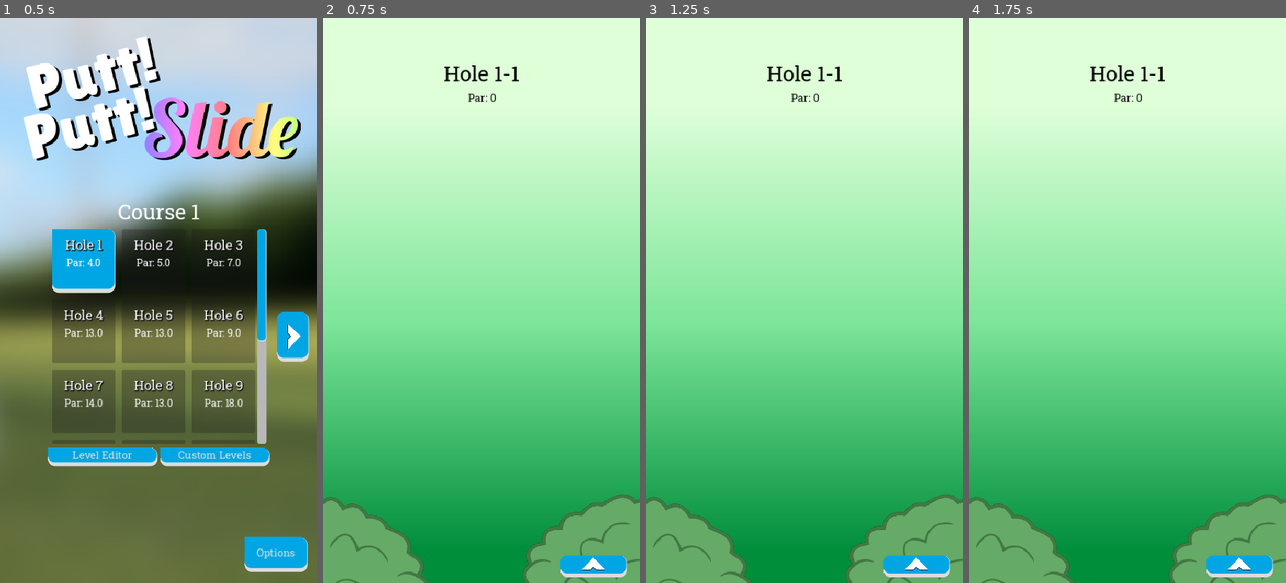
Above: before the commit, frames 1-4 (left to right).
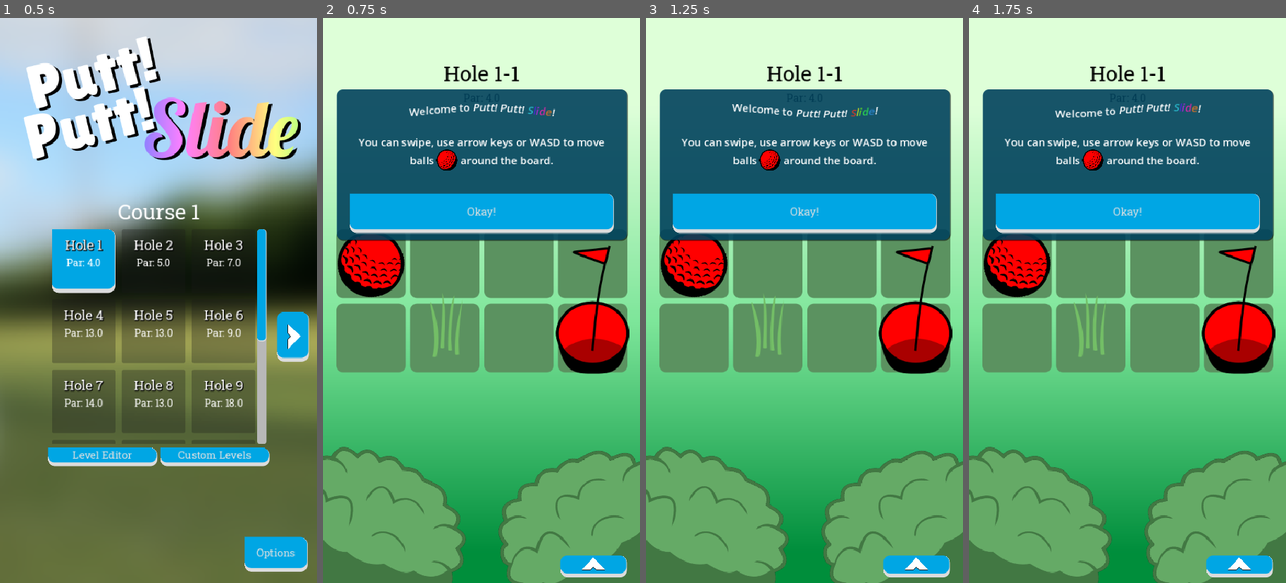
Above: after the commit, the same moments.

Repository: twincannon/GemSlide
Game: Godot game, scene res://scenes/splash_screen.tscn
The game is run twice, just before and just after one commit, with the same random seed, the same clock (stepped at 60 frames per second) and the same inputs. Sound files missing from this copy of the repository are replaced by a short silence.
Inputs (mouse positions are in pixels of both pictures, inside the frame that each line leads up to):
- Up to frame 1 (0.5 s): no input
- Up to frame 2 (0.75 s): click (405, 260) at 0.5 s
- Up to frame 3 (1.25 s): no input
- Up to frame 4 (1.75 s): move the mouse to (1197, 272) at 1.27 s; hold D (right) from 1.28 s (still down); click (1197, 272) at 1.35 s

Frame 1 is identical in both runs. In frame 2, 57% of the frame differs, in the area x 0-100%, y 12-100%; in frame 3, 57%; in frame 4, 57%.
Error before the commit: Attempt to call function 'set_entity_type' in base 'null instance' on a null instance. (res://scripts/game.gd:62)

Commit message:
Godot 4 update

Diff:
--- a/assets/art/vfx/vfx_goal_ppm.tres
+++ b/assets/art/vfx/vfx_goal_ppm.tres
@@ -17,23 +17,24 @@
 [resource]
 resource_local_to_scene = true
 lifetime_randomness = 0.5
+particle_flag_disable_z = true
 emission_shape = 6
 emission_ring_axis = Vector3(0, 0, 1)
 emission_ring_height = 1.0
 emission_ring_radius = 64.0
 emission_ring_inner_radius = 64.0
-particle_flag_disable_z = true
+emission_ring_cone_angle = 90.0
+angle_min = -162.8
+angle_max = 175.3
 direction = Vector3(0, -1, 0)
 spread = 60.0
-gravity = Vector3(0, 0, 0)
 angular_velocity_min = -288.0
 angular_velocity_max = 288.0
 orbit_velocity_min = -1.0
 orbit_velocity_max = 1.0
+gravity = Vector3(0, 0, 0)
 radial_accel_min = 100.0
 radial_accel_max = 100.0
-angle_min = -162.8
-angle_max = 175.3
 scale_min = 0.25
 scale_max = 0.5
 scale_curve = SubResource("CurveTexture_oagx3")
--- a/assets/art/vfx/vfx_water_ppm.tres
+++ b/assets/art/vfx/vfx_water_ppm.tres
@@ -15,15 +15,13 @@
 
 [resource]
 resource_local_to_scene = true
+particle_flag_disable_z = true
 emission_shape = 1
 emission_sphere_radius = 30.0
-particle_flag_disable_z = true
 direction = Vector3(0, -1, 0)
-gravity = Vector3(0, 150, 0)
 initial_velocity_min = 90.0
 initial_velocity_max = 180.0
-orbit_velocity_min = 0.0
-orbit_velocity_max = 0.0
+gravity = Vector3(0, 150, 0)
 scale_min = 0.1
 scale_max = 0.2
 scale_curve = SubResource("CurveTexture_clvhe")
--- a/project.godot
+++ b/project.godot
@@ -12,9 +12,9 @@
 
 config/name="Putt! Putt! Slide"
 run/main_scene="res://scenes/splash_screen.tscn"
-config/features=PackedStringArray("4.1", "Mobile")
+config/features=PackedStringArray("4.4", "Mobile")
+boot_splash/fullsize=false
 boot_splash/image="res://assets/art/ui/twincannon.png"
-boot_splash/fullsize=false
 config/icon="res://assets/art/golfball.png"
 
 [autoload]
@@ -49,36 +49,36 @@
 }
 up={
 "deadzone": 0.5,
-"events": [Object(InputEventKey,"resource_local_to_scene":fa …(172 unchanged characters)… eycode":87,"key_label":0,"unicode":119,"echo":false,"script":null)
-, Object(InputEventKey,"resource_local_to_scene":false,"reso …(166 unchanged characters)… ode":4194320,"key_label":0,"unicode":0,"echo":false,"script":null)
+"events": [Object(InputEventKey,"resource_local_to_scene":fa …(172 unchanged characters)… eycode":87,"key_label":0,"unicode":119,"location":0,"echo":false,"script":null)
+, Object(InputEventKey,"resource_local_to_scene":false,"reso …(166 unchanged characters)… ode":4194320,"key_label":0,"unicode":0,"location":0,"echo":false,"script":null)
 ]
 }
 down={
 "deadzone": 0.5,
-"events": [Object(InputEventKey,"resource_local_to_scene":fa …(172 unchanged characters)… eycode":83,"key_label":0,"unicode":115,"echo":false,"script":null)
-, Object(InputEventKey,"resource_local_to_scene":false,"reso …(166 unchanged characters)… ode":4194322,"key_label":0,"unicode":0,"echo":false,"script":null)
+"events": [Object(InputEventKey,"resource_local_to_scene":fa …(172 unchanged characters)… eycode":83,"key_label":0,"unicode":115,"location":0,"echo":false,"script":null)
+, Object(InputEventKey,"resource_local_to_scene":false,"reso …(166 unchanged characters)… ode":4194322,"key_label":0,"unicode":0,"location":0,"echo":false,"script":null)
 ]
 }
 left={
 "deadzone": 0.5,
-"events": [Object(InputEventKey,"resource_local_to_scene":fa …(171 unchanged characters)… keycode":65,"key_label":0,"unicode":97,"echo":false,"script":null)
-, Object(InputEventKey,"resource_local_to_scene":false,"reso …(166 unchanged characters)… ode":4194319,"key_label":0,"unicode":0,"echo":false,"script":null)
+"events": [Object(InputEventKey,"resource_local_to_scene":fa …(171 unchanged characters)… keycode":65,"key_label":0,"unicode":97,"location":0,"echo":false,"script":null)
+, Object(InputEventKey,"resource_local_to_scene":false,"reso …(166 unchanged characters)… ode":4194319,"key_label":0,"unicode":0,"location":0,"echo":false,"script":null)
 ]
 }
 right={
 "deadzone": 0.5,
-"events": [Object(InputEventKey,"resource_local_to_scene":fa …(172 unchanged characters)… eycode":68,"key_label":0,"unicode":100,"echo":false,"script":null)
-, Object(InputEventKey,"resource_local_to_scene":false,"reso …(166 unchanged characters)… ode":4194321,"key_label":0,"unicode":0,"echo":false,"script":null)
+"events": [Object(InputEventKey,"resource_local_to_scene":fa …(172 unchanged characters)… eycode":68,"key_label":0,"unicode":100,"location":0,"echo":false,"script":null)
+, Object(InputEventKey,"resource_local_to_scene":false,"reso …(166 unchanged characters)… ode":4194321,"key_label":0,"unicode":0,"location":0,"echo":false,"script":null)
 ]
 }
 quit={
 "deadzone": 0.5,
-"events": [Object(InputEventKey,"resource_local_to_scene":fa …(187 unchanged characters)… 194305,"key_label":4194305,"unicode":0,"echo":false,"script":null)
+"events": [Object(InputEventKey,"resource_local_to_scene":fa …(187 unchanged characters)… 194305,"key_label":4194305,"unicode":0,"location":0,"echo":false,"script":null)
 ]
 }
 unlocklevels={
 "deadzone": 0.5,
-"events": [Object(InputEventKey,"resource_local_to_scene":fa …(172 unchanged characters)… keycode":0,"key_label":0,"unicode":117,"echo":false,"script":null)
+"events": [Object(InputEventKey,"resource_local_to_scene":fa …(172 unchanged characters)… keycode":0,"key_label":0,"unicode":117,"location":0,"echo":false,"script":null)
 ]
 }
 
--- a/scenes/game.tscn
+++ b/scenes/game.tscn
@@ -332,6 +332,20 @@
 grow_horizontal = 0
 grow_vertical = 0
 
+[node name="BushRight" type="Sprite2D" parent="."]
+z_index = -10
+position = Vector2(442, 845)
+rotation = -0.376991
+scale = Vector2(0.711827, 0.641037)
+texture = ExtResource("5_176mw")
+
+[node name="BushLeft" type="Sprite2D" parent="."]
+z_index = -10
+position = Vector2(20, 851)
+rotation = 0.553269
+scale = Vector2(0.711827, 0.641037)
+texture = ExtResource("5_176mw")
+
 [node name="GridAnchor" type="Node2D" parent="."]
 y_sort_enabled = true
 
@@ -367,18 +381,6 @@
 rotation = -1.5708
 scale = Vector2(5.93312, 4059.19)
 texture = SubResource("GradientTexture1D_tq156")
-
-[node name="BushRight" type="Sprite2D" parent="."]
-position = Vector2(442, 845)
-rotation = -0.376991
-scale = Vector2(0.711827, 0.641037)
-texture = ExtResource("5_176mw")
-
-[node name="BushLeft" type="Sprite2D" parent="."]
-position = Vector2(20, 851)
-rotation = 0.553269
-scale = Vector2(0.711827, 0.641037)
-texture = ExtResource("5_176mw")
 
 [connection signal="pressed" from="Canvas/HUD/TutorialARContainer/TutorialContainer/PanelContainer/VBoxContainer/MarginContainer2/TutOkButton" to="." method="_on_tut_ok_button_pressed"]
 [connection signal="pressed" from="Canvas/HUD/ResultARContainer/ResultContainer/PanelContainer/VBoxContainer/MarginContainer2/ResultButtonsContainer/MainMenuButton" to="." method="_on_main_menu_button_pressed"]
--- a/scripts/game.gd
+++ b/scripts/game.gd
@@ -3,7 +3,7 @@
 
 const tile_scene = preload("res://scenes/tile.tscn")
 const par_moves_indicator_scene = preload("res://scenes/ui/par_moves_indicator.tscn")
-const entity_icon_scene = preload("res://scenes/level_editor/entity_icon.tscn")
+@onready var entity_icon_scene = load("res://scenes/level_editor/entity_icon.tscn")
 const blank_level_scene = preload("res://scenes/levels/blank_level.tscn")
 
 var goal_sound = preload("res://assets/audio/goal.wav")
@@ -59,9 +59,10 @@
 	var entities_to_load = []
 	for i in range(data["Entities"].size()):
 		var new_icon = entity_icon_scene.instantiate()
-		new_icon.set_entity_type(data["Entities"][i] as Globals.EntityType)
-		new_icon.set_entity_id(data["EntityIDs"][i])
-		entities_to_load.append(new_icon.get_entity())
+		if new_icon:
+			new_icon.set_entity_type(data["Entities"][i] as Globals.EntityType)
+			new_icon.set_entity_id(data["EntityIDs"][i])
+			entities_to_load.append(new_icon.get_entity())
 
 	%ParLabel.text = "Par: " + str(data["ParMoves"])
 
@@ -109,10 +110,11 @@
 	var viewport_size = get_viewport().size
 
 	# Old method that used to not work but now does?! Except with very large resolutions...
-#	var padding = Vector2(300,600)
-#	var scaled = Vector2(viewport_size) / ((tile_size * Vector2(grid_size)) + padding)
-#	var minimum = min(scaled.x, scaled.y)
-#	$GridAnchor.scale = Vector2(minimum, minimum)
+	#var padding = Vector2(300,600)
+	#var scaled = Vector2(viewport_size) / ((tile_size * Vector2(grid_size)) + padding)
+	#var minimum = min(scaled.x, scaled.y)
+	#$GridAnchor.scale = Vector2(minimum, minimum)
+
 	# New hacky method:
 	var new_scale = 3.5 / float(max(grid_size.x, grid_size.y))
 	$GridAnchor.scale = Vector2(new_scale, new_scale) #Hacky... but the above solution no longer works with stretch mode, for some reason?
--- a/scripts/splash_screen.gd
+++ b/scripts/splash_screen.gd
@@ -1,5 +1,4 @@
 extends Node2D
 
-
 func _ready():
-	get_tree().change_scene_to_file("res://scenes/main_menu.tscn")
+	get_tree().call_deferred("change_scene_to_file", "res://scenes/main_menu.tscn")
Not shown, changed: assets/art/ui/fonts/ProstoOne.ttf.import
Not shown, changed: assets/art/ui/fonts/RobotoSlab.ttf.import
Not shown: 1 places in scenes/entities/pressure_plate.tscn that only renumber resources
Not shown: 1 places in scenes/entities/teleporter.tscn that only renumber resources
Not shown: 1 places in scenes/game.tscn that only renumber resources
Not shown: 2 places in scenes/level_editor/entity_icon.tscn that only renumber resources
Not shown: 1 places in scenes/level_editor/level_editor.tscn that only renumber resources
Not shown: 1 places in scenes/main_menu.tscn that only renumber resources
Not shown, added: scripts/components/color_component.gd.uid
Not shown, added: scripts/entities/black_gem.gd.uid
Not shown, added: scripts/entities/entity.gd.uid
Not shown, added: scripts/entities/gem.gd.uid
(and 27 more such lines)
